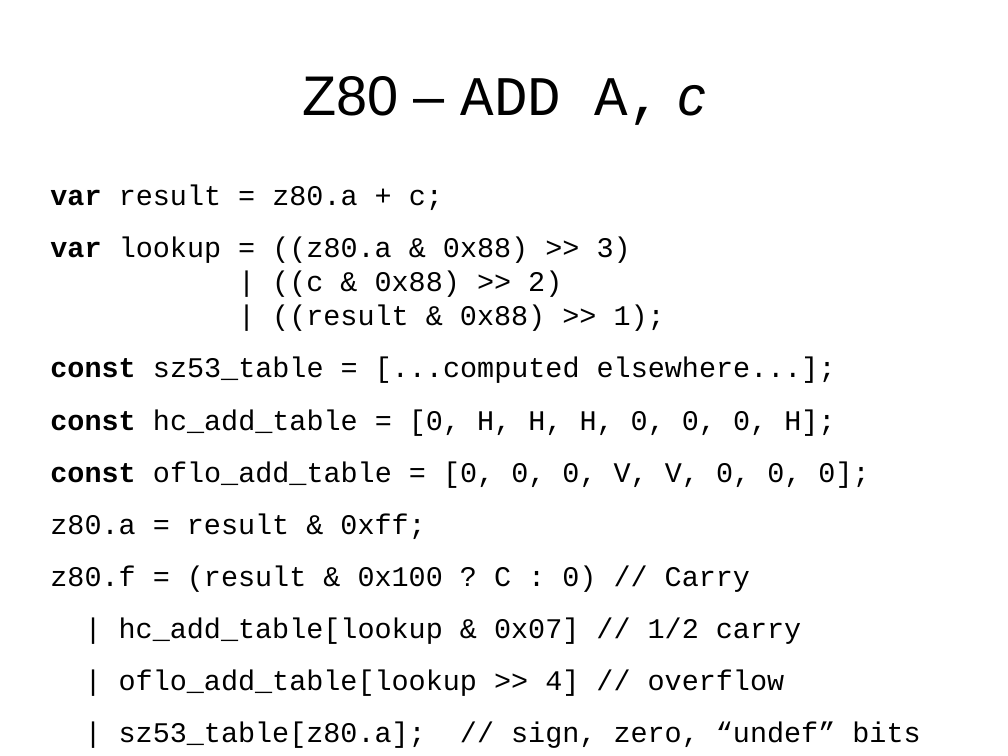
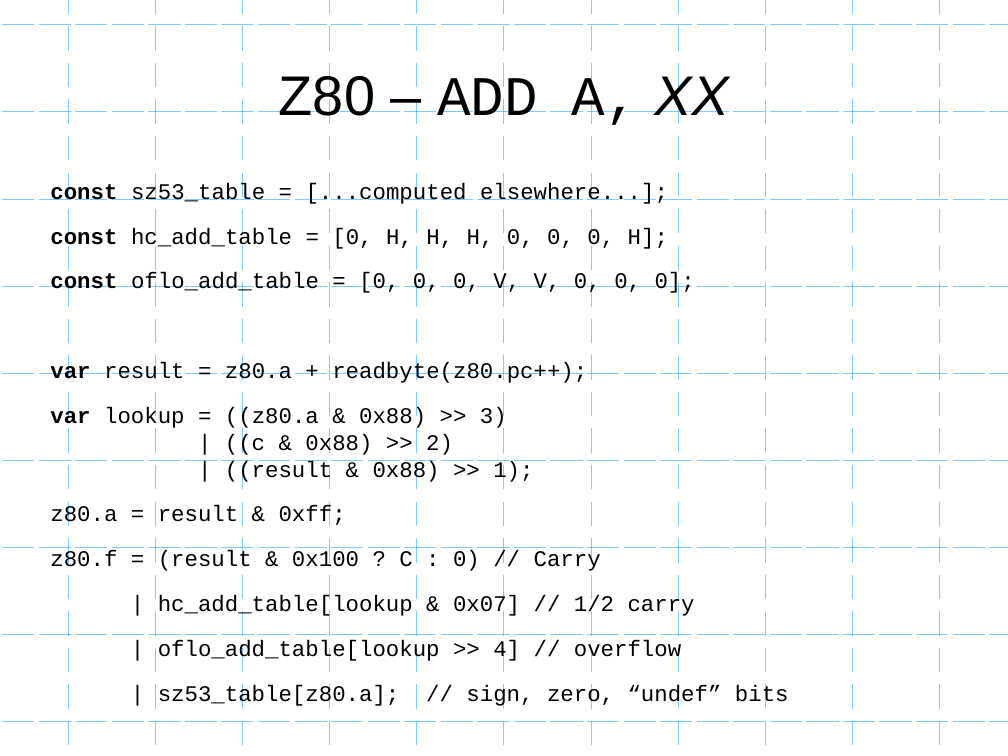
Before and after one commit to mattgodbolt/miracle-sms-emulator, a slide deck: slide 14 of emulating.odp (slide 13 before the commit). Drawn at 1008x756 pixels with LibreOffice and Linux fonts; fonts in the diff are those of the drawing; background and template pictures are left out. Boxes give left, top, right and bottom in pixels: in the first picture for what was removed or moved away, otherwise in the second. Text is boxed around its words. In the diff, an @@ line names an element or a change of style, - is before the commit and + after.

```diff
--- a/emulating.odp
+++ b/emulating.odp
@@ freeform shape added at <box>0,25,1008,722</box>, outline #0099FF 0 pt @@
@@ freeform shape added at <box>69,0,940,752</box>, outline #0099FF 0 pt @@
@@ title at <box>279,71,728,125</box>: text changed @@
-Z80 – ADD A, c
+Z80 – ADD A, XX
@@ text at <box>50,185,665,331</box>: paragraphs removed @@
-var result = z80.a + c;
-var lookup = ((z80.a & 0x88) >> 3)
-| ((c & 0x88) >> 2)
-| ((result & 0x88) >> 1);
@@ text at <box>50,183,789,708</box>: size 22.4 to 17.6 pt in "const sz53_table = [...computed elsewhere...];", "const hc_add_table = [0, H, H, H, ...", "const oflo_add_table = [0, 0, 0, V, ...", "z80.a = result & 0xff;" and 4 more places @@
@@ text at <box>50,362,587,483</box>: paragraphs added @@
+var result = z80.a + readbyte(z80.pc++);
+var lookup = ((z80.a & 0x88) >> 3)
+| ((c & 0x88) >> 2)
+| ((result & 0x88) >> 1);
```
Also in this commit, not shown: 24 other slides changed, 6 slides added, 5 other files.
